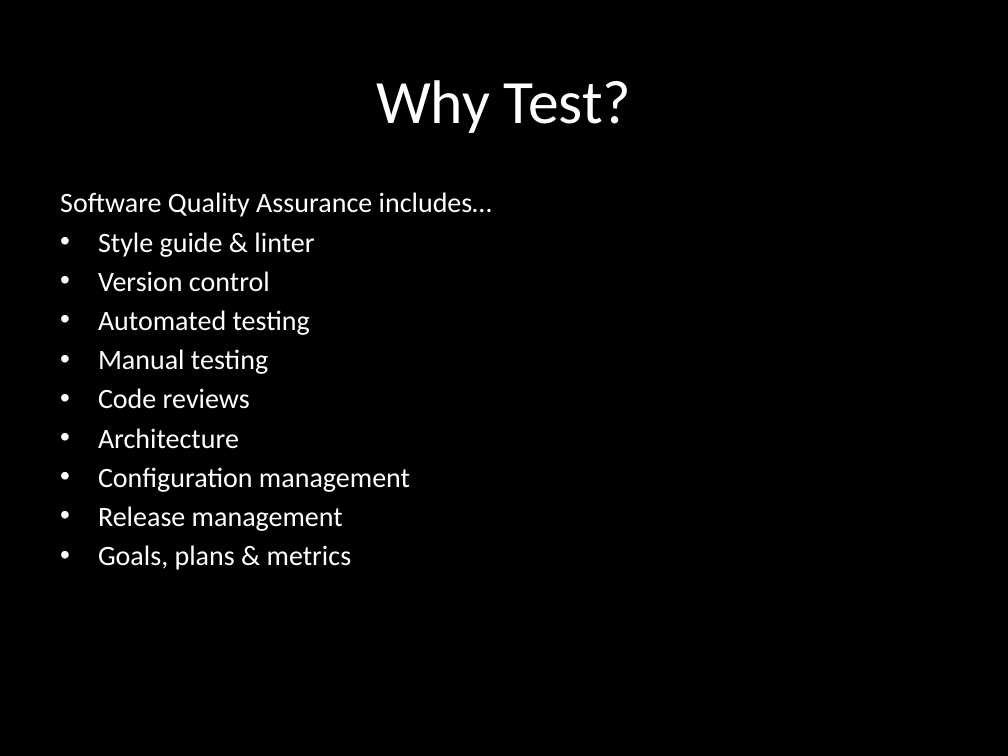
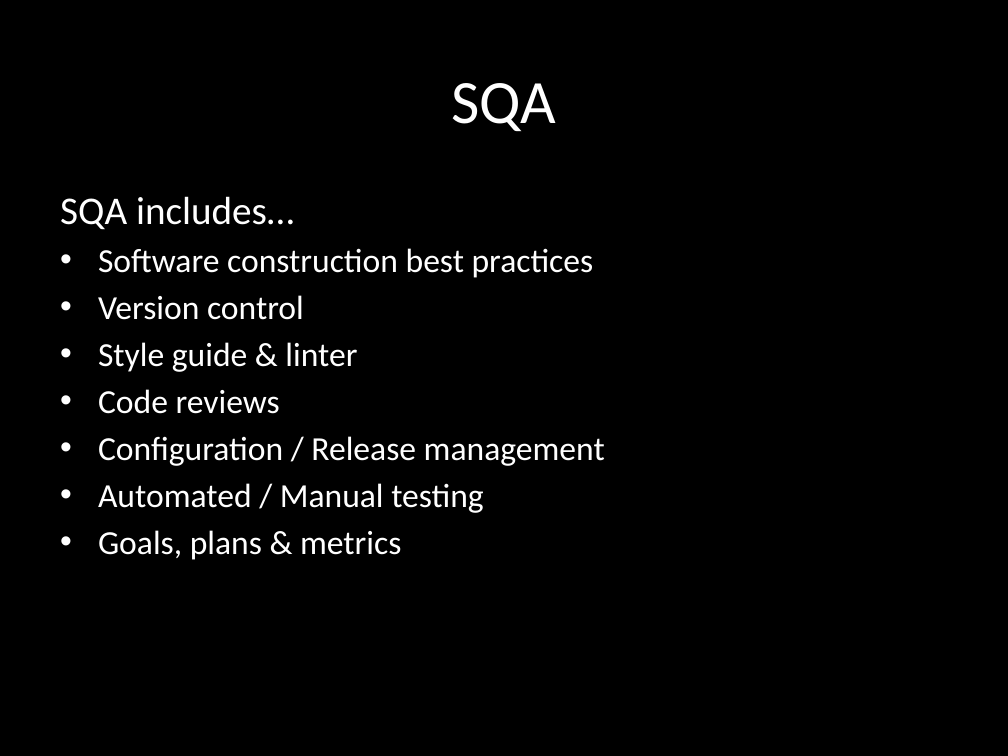
Before and after one commit to eliasjames/training-sqa, a slide deck: slide 18 of slides/TDD Day 1.pptx (slide 8 before the commit). Drawn at 1008x756 pixels with LibreOffice and Linux fonts; fonts in the diff are those of the drawing. Boxes give left, top, right and bottom in pixels: in the first picture for what was removed or moved away, otherwise in the second. Text is boxed around its words. In the diff, an @@ line names an element or a change of style, - is before the commit and + after.

```diff
--- a/slides/TDD Day 1.pptx
+++ b/slides/TDD Day 1.pptx
@@ title at bbox=[451, 83, 556, 131]: text changed @@
-Why Test?
+SQA
@@ subtitle at bbox=[60, 196, 594, 320]: text changed; size 20 to 24 pt @@
-Software Quality Assurance includes…
+SQA includes…
+• Software construction best practices
+• Version control
@@ subtitle at bbox=[98, 271, 310, 374]: paragraphs removed @@
-• Version control
-• Automated testing
-• Manual testing
@@ subtitle at bbox=[98, 342, 401, 560]: size 20 to 24 pt in "Style guide & linter", "Code reviews", "Goals, plans & metrics" @@
@@ subtitle at bbox=[98, 436, 605, 513]: text changed; size 20 to 24 pt @@
-• Architecture
-• Configuration management
-• Release management
+• Configuration / Release management
+• Automated / Manual testing
```
Also in this commit, not shown: 6 other slides changed, 21 slides added, 17 slides removed.
